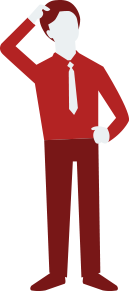
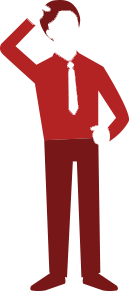
Comparing the layer stacks of the two (129, 291) images. Changes:
added layer "레이어 1" above "색조/채도 1" over [27, 4, 110, 145]
